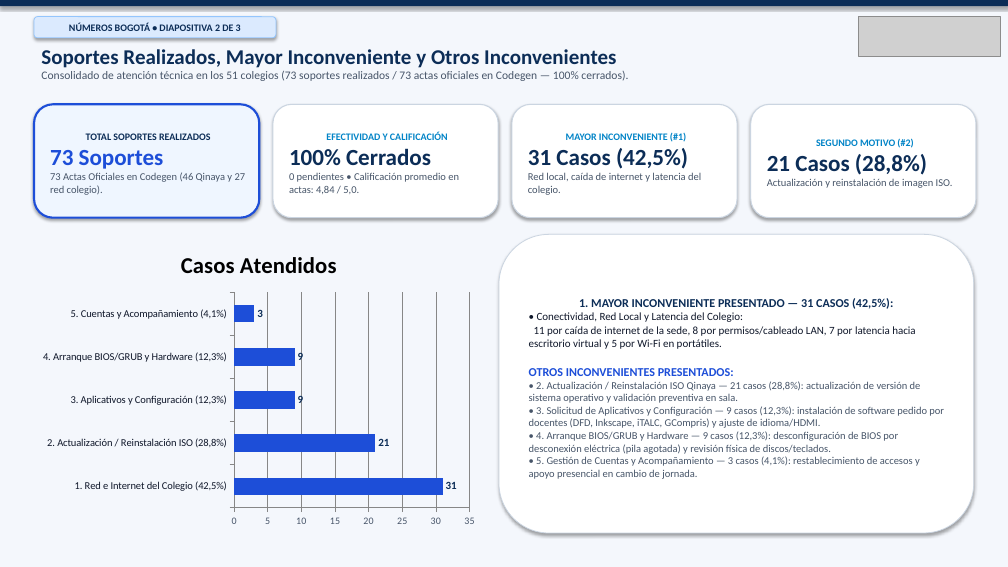
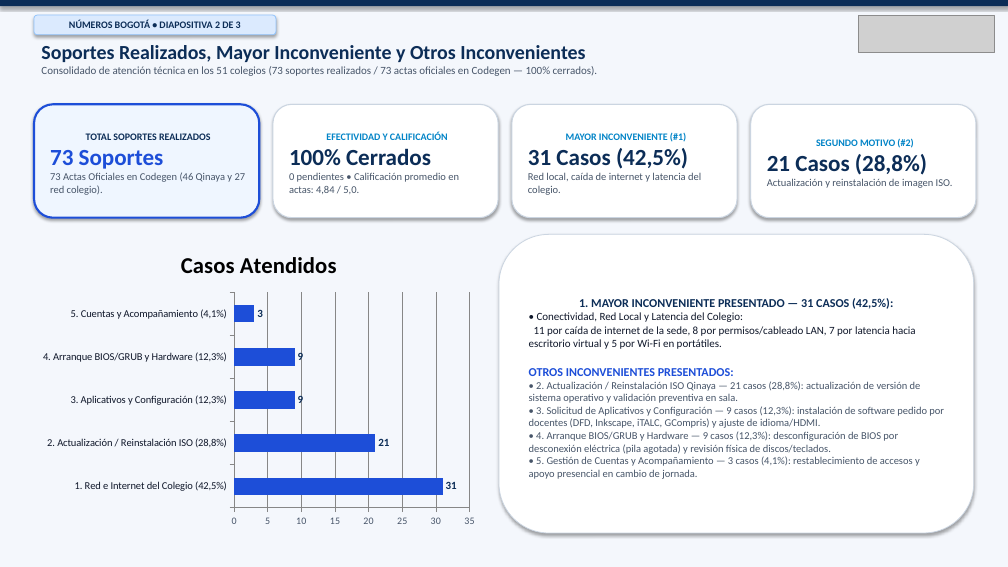
Before and after one commit to HernanA71/kit-bienvenida-qinaya, a slide deck: slide 2 of Numeros_Bogota_Resumen_Editable.pptx. Drawn at 1008x567 pixels with LibreOffice and Linux fonts; fonts in the diff are those of the drawing; grey boxes stand for pictures. Boxes give left, top, right and bottom in pixels: in the first picture for what was removed or moved away, otherwise in the second. Text is boxed around its words. In the diff, an @@ line names an element or a change of style, - is before the commit and + after.

```diff
--- a/Numeros_Bogota_Resumen_Editable.pptx
+++ b/Numeros_Bogota_Resumen_Editable.pptx
@@ picture: place and size @@
-picture at <box>858,17,1000,56</box>
+picture at <box>858,15,995,53</box>
@@ text "Soportes Realizados, Mayor Inconveniente y ..." at <box>41,45,598,76</box>: size 20 to 19 pt in "Soportes Realizados, Mayor Inconveniente y Otros Inconvenien ..."; size 11 to 10.5 pt in "Consolidado de atención técnica en los 51 ..." @@
```
Also in this commit, not shown: 2 other slides changed, 1 other file.
